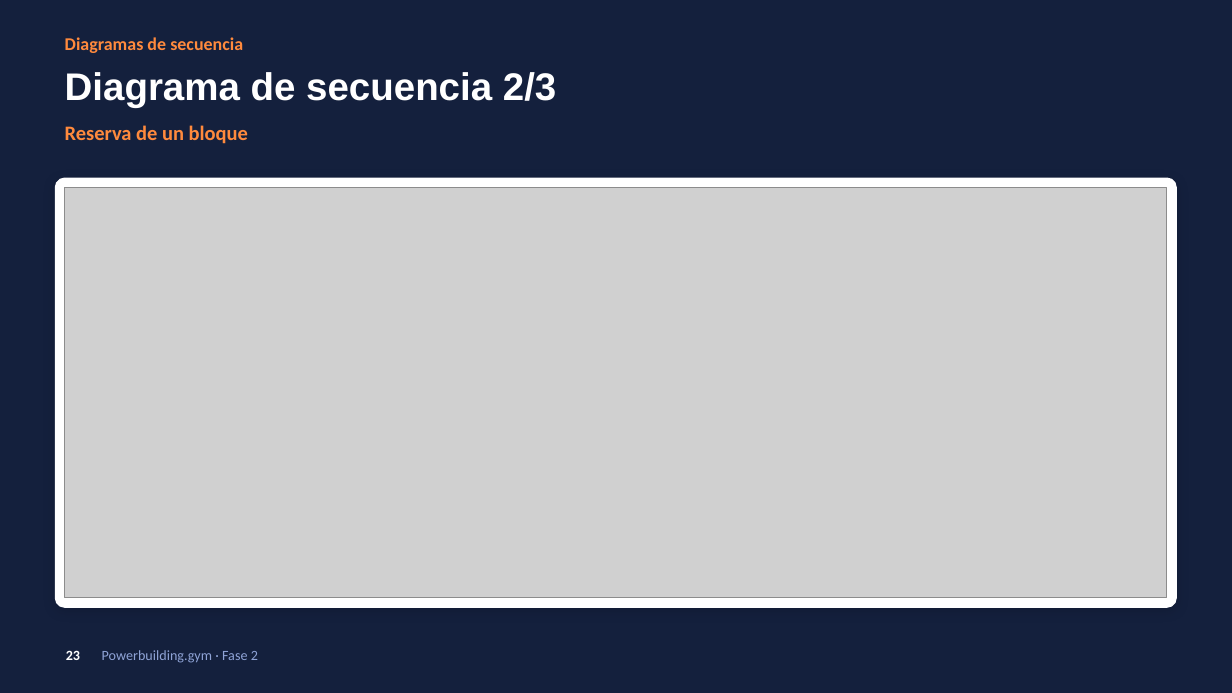
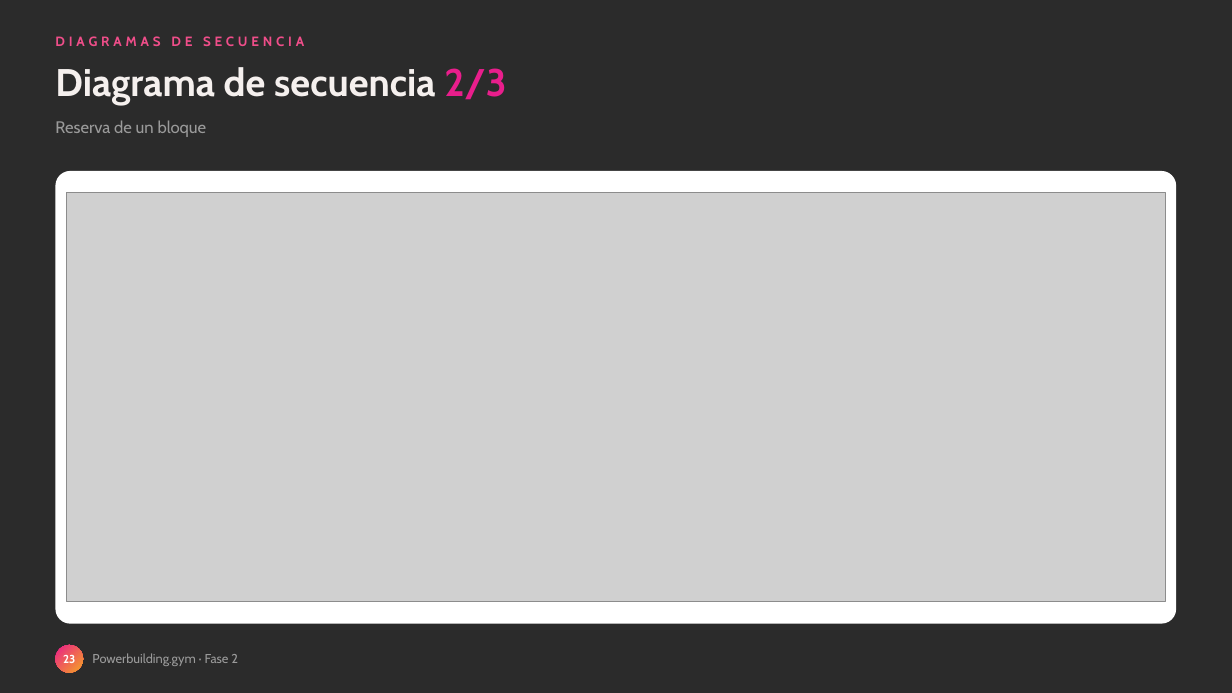
Before and after one commit to zalak3t/Powerbuilding.gym, a slide deck: slide 23 of FASE-2/Documentacion Asignatura PTY4614/Presentación Proyecto.pptx. Drawn at 1232x693 pixels with LibreOffice and Linux fonts; fonts in the diff are those of the drawing; grey boxes stand for pictures; background and template pictures are left out; a plain dark background stands for a picture behind light text. Boxes give left, top, right and bottom in pixels: in the first picture for what was removed or moved away, otherwise in the second. Text is boxed around its words. In the diff, an @@ line names an element or a change of style, - is before the commit and + after.

```diff
--- a/FASE-2/Documentacion Asignatura PTY4614/Presentación Proyecto.pptx
+++ b/FASE-2/Documentacion Asignatura PTY4614/Presentación Proyecto.pptx
@@ background #14203D to picture (left out) @@
@@ text "Diagrama de secuencia 2/3": place and size @@
-text "Diagrama de secuencia 2/3" at [65, 72, 556, 108]
+text "Diagrama de secuencia 2/3" at [55, 67, 506, 106]
@@ text "Diagrama de secuencia 2/3" at [55, 67, 506, 106]: font Arial to Cabin; text colour #FFFFFF to #F5F0EE in "Diagrama de secuencia"; text colour #FFFFFF to gradient #E91E8C to #F5A623 in "2/3" @@
@@ text at [55, 36, 304, 46]: text changed; size 14 to 10.5 pt; font Calibri to Cabin; text colour #FF8A3D to #F04E8A @@
-Diagramas de secuencia
+DIAGRAMAS DE SECUENCIA
@@ text "Reserva de un bloque": place and size @@
-text "Reserva de un bloque" at [65, 125, 248, 144]
+text "Reserva de un bloque" at [55, 120, 207, 137]
@@ text "Reserva de un bloque" at [55, 120, 207, 137]: size 16 to 13 pt, font Calibri to Cabin, text colour #FF8A3D to #9A9A9A, bold off @@
@@ rounded rectangle: place and size @@
-rounded rectangle at [55, 178, 1177, 607]
+rounded rectangle at [55, 171, 1177, 624]
@@ rounded rectangle at [55, 171, 1177, 624]: outline #FFFFFF 1 pt to none; shadow off; proportions changed @@
@@ picture: place and size @@
-picture at [65, 188, 1167, 598]
+picture at [67, 193, 1165, 603]
@@ ellipse "23": place and size @@
-ellipse "23" at [66, 650, 80, 660]
+ellipse "23" at [55, 645, 83, 673]
@@ ellipse "23" at [55, 645, 83, 673]: size 11 to 9 pt, font Calibri to Cabin; fill none to gradient #E91E8C to #F5A623 @@
@@ text added at [92, 653, 238, 666], 10 pt, text #9A9A9A @@
+Powerbuilding.gym · Fase 2
@@ text removed at [102, 650, 258, 663] @@
-Powerbuilding.gym · Fase 2
```
Also in this commit, not shown: 27 other slides changed, 1 slide added, 1 slide removed, 6 other files.
